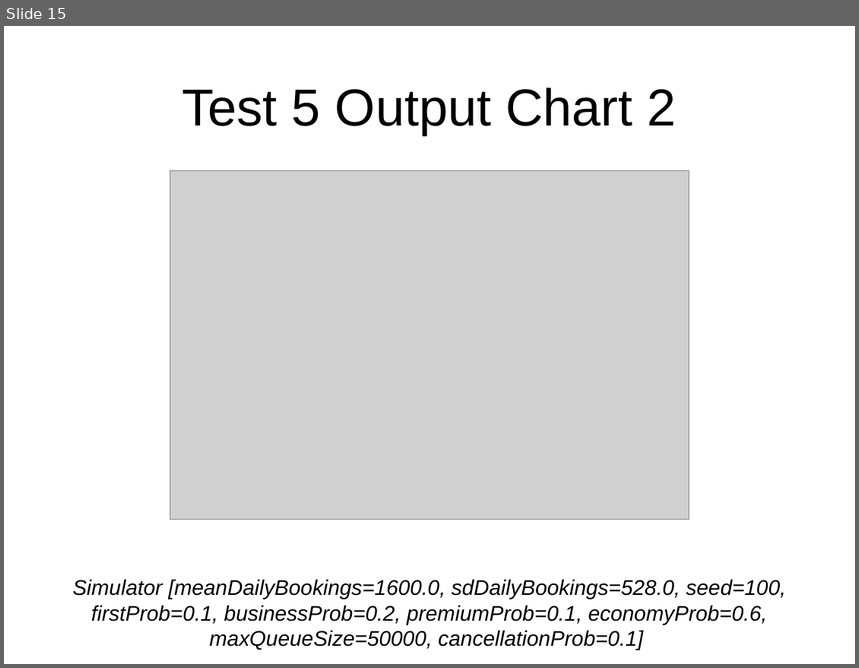
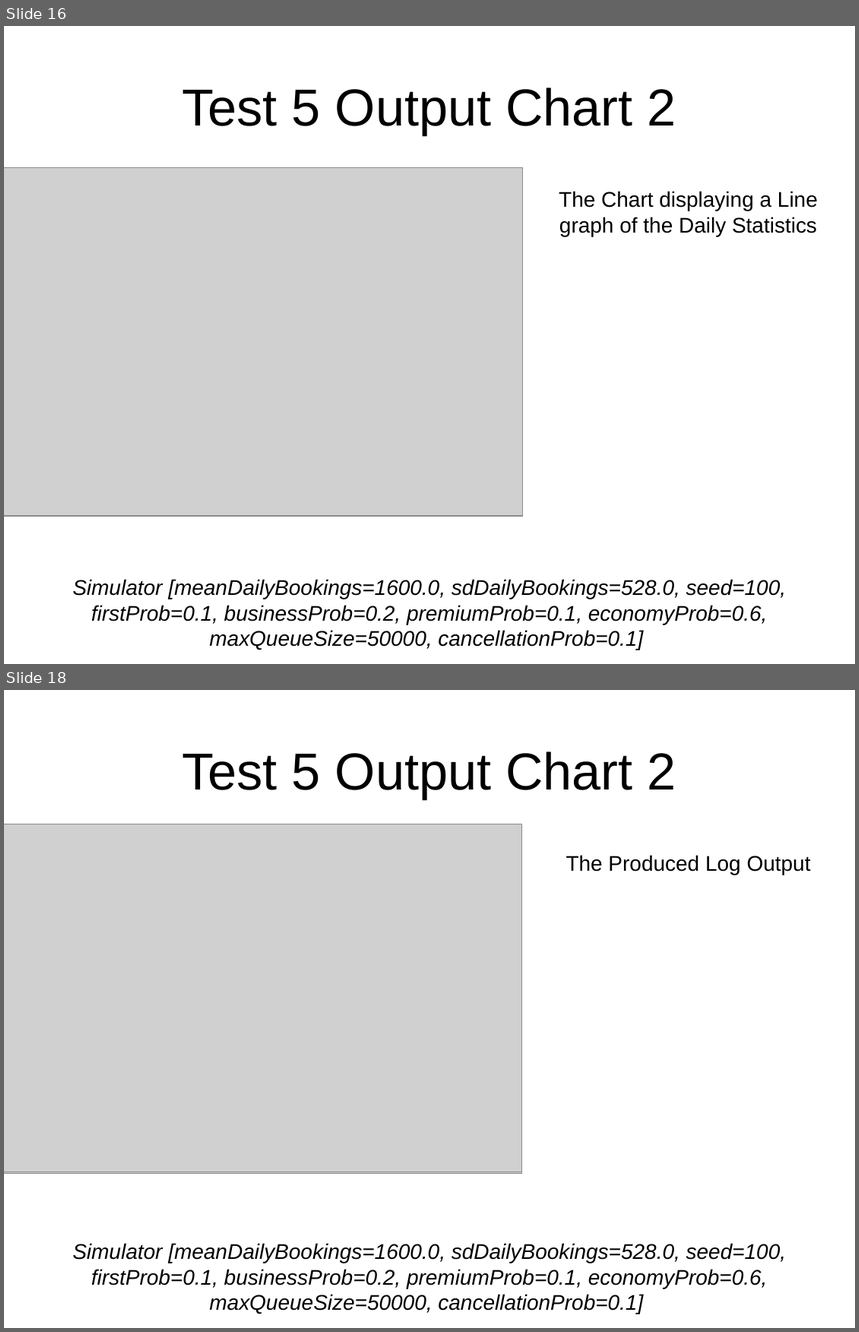
Before and after one commit to mitchellharvey97/Cab302-Ass2-2016, a slide deck: GUITestPlan.pptx. Shown one above the other, each under a label of ours: slide 15 before the commit, slides 16 and 18 after it; the slides between them are not shown. The pictures are 859x668 and 859x1332 pixels, drawn with LibreOffice and Linux fonts; fonts in the diff are those of the drawing; grey boxes stand for pictures. Boxes give left, top, right and bottom in pixels: in the first picture for what was removed or moved away, otherwise in the second. Text is boxed around its words. In the diff, an @@ line names an element or a change of style, - is before the commit and + after.

Commit message:
Adding Test Plan

```diff
--- a/GUITestPlan.pptx
+++ b/GUITestPlan.pptx
@@ slide 18 added at (4,690,855,1328), background #FFFFFF @@
@@ title added at (182,752,676,799), 44 pt, text #000000 @@
+Test 5 Output Chart 2
@@ picture added at (4,825,522,1173) @@
@@ picture added at (4,825,522,1173) @@
@@ text added at (566,855,811,875), 18 pt, text #000000 @@
+The Produced Log Output
@@ text added at (72,1243,786,1315), 18 pt, text #000000, italic @@
+Simulator [meanDailyBookings=1600.0, sdDailyBookings=528.0, seed=100, firstProb=0.1, businessProb=0.2, premiumProb=0.1, economyProb=0.6, maxQueueSize=50000, cancellationProb=0.1]
@@ what was slide 15 is now slide 16 @@
@@ slide 16 changed as well @@
@@ picture: place and size @@
-picture at (170,170,690,518)
+picture at (4,168,522,516)
@@ text added at (559,191,818,237), 18 pt, text #000000 @@
+The Chart displaying a Line graph of the Daily Statistics
```
Also in this commit, not shown: 10 other slides changed, 4 other slides added, 2 slides removed, 1 other file.
